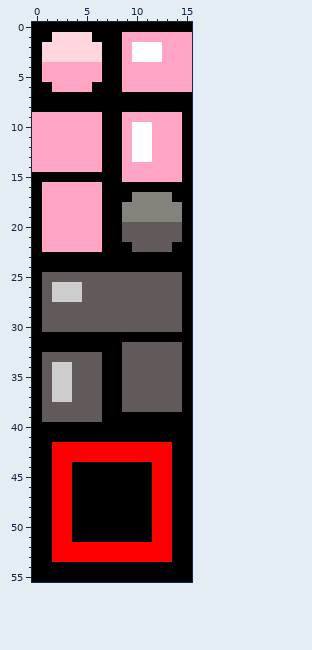
Pixel-art sprite -- graphics/pokenav/region_map/fly_target_icons.png. The first picture shows the starting point.
The file is 16x56 pixels.
New version:
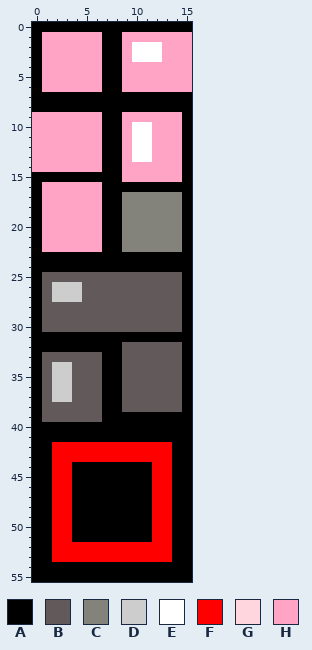
Palette (. is transparent): A #000000  B #625a5a  C #83837b  D #cdcdcd  E #ffffff  F #ff0000  G #ffd5de  H #ffa4c5
Difference:
The edit turns colour A into colour C in row 17 at x 9 and 14; in row 22 at x 9 and 14.
The edit turns colour B into colour C in rows 20 to 21 at x 9 to 14; in row 22 at x 10 to 13.
The edit turns colour A into colour H in row 1 at x 1 and 6; in row 6 at x 1 and 6.
The edit turns colour G into colour H in row 1 at x 2 to 5; in rows 2 to 3 at x 1 to 6.
